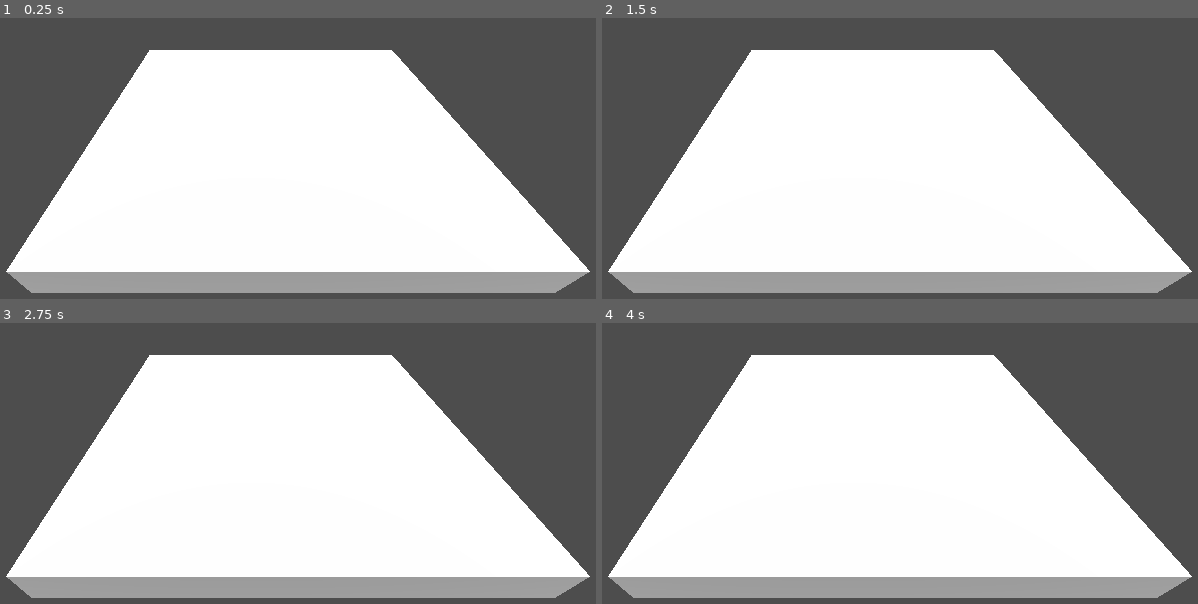
Above: before the commit, frames 1-4 (two rows, left to right).
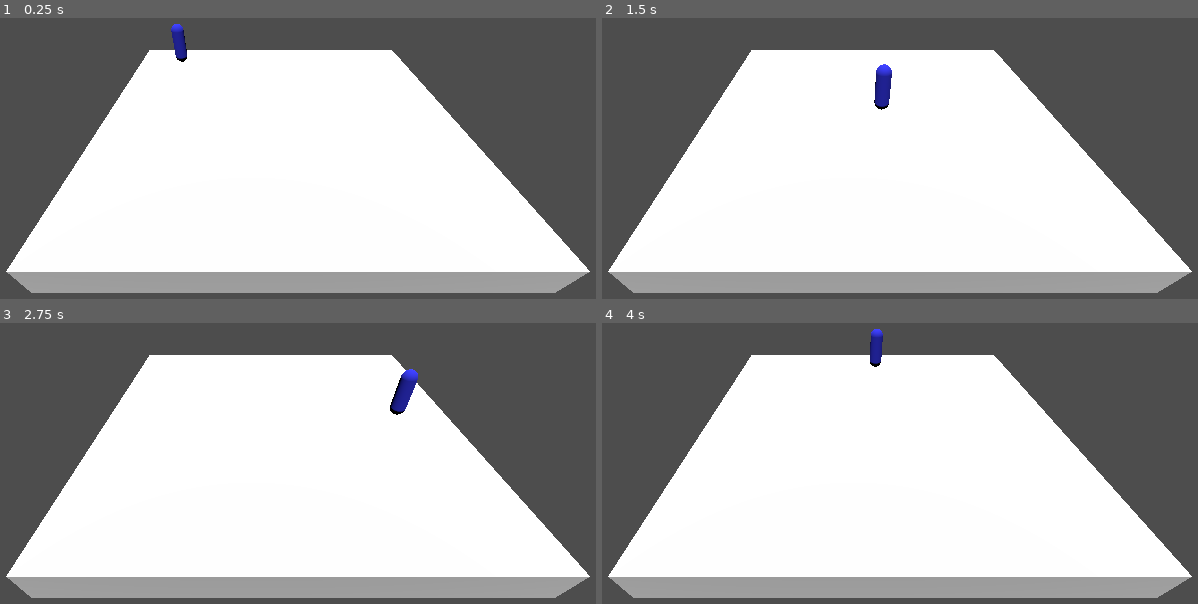
Above: after the commit, the same moments.

Repository: mkangjazz/godot_tic_tac_toe
Game: Godot game, scene res://scene/main.tscn
The game is run twice, just before and just after one commit, with the same random seed, the same clock (stepped at 60 frames per second) and the same inputs.
Inputs:
- Up to frame 1 (0.25 s): no input
- Up to frame 2 (1.5 s): tap Enter (confirm) at 0.5, 0.6, 1.25, 1.35 s; hold Right (move_right) 0.53-1.28 s; hold Down (move_down) from 1.28 s (still down)
- Up to frame 3 (2.75 s): tap Enter (confirm) at 2, 2.1 s; release Down (move_down) at 2.03 s; hold Right (move_right) from 2.03 s (still down)
- Up to frame 4 (4 s): tap Enter (confirm) at 2.75, 2.85, 3.5, 3.6 s; release Right (move_right) at 2.78 s; hold Up (move_up) 2.78-3.53 s; hold Left (move_left) from 3.53 s (still down)

The runs differ from the first frame. In frame 1, 0.3% of the frame differs, in the area x 28-32%, y 2-16%; in frame 2, 0.4%; in frame 3, 0.4%, in the area x 65-71%, y 16-33%; in frame 4, 0.2%.

Commit message:
attach signals from tile to grid

Diff:
--- a/scene/tile.tscn
+++ b/scene/tile.tscn
@@ -1,10 +1,18 @@
-[gd_scene load_steps=4 format=3 uid="uid://c2es7rt7sbh5i"]
+[gd_scene load_steps=6 format=3 uid="uid://c2es7rt7sbh5i"]
 
 [ext_resource type="Script" path="res://script/tile.gd" id="1_veweb"]
 [ext_resource type="PackedScene" uid="uid://c3ipix8j1fjk4" path="res://resource/square_tile.glb" id="2_gb6er"]
 
 [sub_resource type="BoxShape3D" id="BoxShape3D_j13e2"]
 size = Vector3(2, 0.5, 2)
+
+[sub_resource type="StandardMaterial3D" id="StandardMaterial3D_kbdgl"]
+albedo_color = Color(0.215686, 0.227451, 1, 1)
+
+[sub_resource type="CapsuleMesh" id="CapsuleMesh_omwl8"]
+material = SubResource("StandardMaterial3D_kbdgl")
+radius = 0.125
+height = 0.75
 
 [node name="Root" type="Node3D"]
 script = ExtResource("1_veweb")
@@ -16,3 +24,8 @@
 shape = SubResource("BoxShape3D_j13e2")
 
 [node name="square_tile" parent="Area3D" instance=ExtResource("2_gb6er")]
+
+[node name="MeshInstance3D" type="MeshInstance3D" parent="Area3D"]
+unique_name_in_owner = true
+transform = Transform3D(1, 0, 0, 0, 1, 0, 0, 0, 1, 0, 0.75, 0)
+mesh = SubResource("CapsuleMesh_omwl8")
--- a/scene/tile_grid.tscn
+++ b/scene/tile_grid.tscn
@@ -6,28 +6,38 @@
 [node name="TileGrid" type="Node3D"]
 script = ExtResource("1_7dini")
 
-[node name="ZeroZero" parent="." instance=ExtResource("2_44403")]
+[node name="ZeroZero" parent="." groups=["TileGroup"] instance=ExtResource("2_44403")]
 
-[node name="OneZero" parent="." instance=ExtResource("2_44403")]
+[node name="OneZero" parent="." groups=["TileGroup"] instance=ExtResource("2_44403")]
 transform = Transform3D(1, 0, 0, 0, 1, 0, 0, 0, 1, 2, 0, 0)
 
-[node name="TwoZero" parent="." instance=ExtResource("2_44403")]
+[node name="TwoZero" parent="." groups=["TileGroup"] instance=ExtResource("2_44403")]
 transform = Transform3D(1, 0, 0, 0, 1, 0, 0, 0, 1, 4, 0, 0)
 
-[node name="ZeroOne" parent="." instance=ExtResource("2_44403")]
+[node name="ZeroOne" parent="." groups=["TileGroup"] instance=ExtResource("2_44403")]
 transform = Transform3D(1, 0, 0, 0, 1, 0, 0, 0, 1, 0, 0, 2)
 
-[node name="OneOne" parent="." instance=ExtResource("2_44403")]
+[node name="OneOne" parent="." groups=["TileGroup"] instance=ExtResource("2_44403")]
 transform = Transform3D(1, 0, 0, 0, 1, 0, 0, 0, 1, 2, 0, 2)
 
-[node name="TwoOne" parent="." instance=ExtResource("2_44403")]
+[node name="TwoOne" parent="." groups=["TileGroup"] instance=ExtResource("2_44403")]
 transform = Transform3D(1, 0, 0, 0, 1, 0, 0, 0, 1, 4, 0, 2)
 
-[node name="ZeroTwo" parent="." instance=ExtResource("2_44403")]
+[node name="ZeroTwo" parent="." groups=["TileGroup"] instance=ExtResource("2_44403")]
 transform = Transform3D(1, 0, 0, 0, 1, 0, 0, 0, 1, 0, 0, 4)
 
-[node name="OneTwo" parent="." instance=ExtResource("2_44403")]
+[node name="OneTwo" parent="." groups=["TileGroup"] instance=ExtResource("2_44403")]
 transform = Transform3D(1, 0, 0, 0, 1, 0, 0, 0, 1, 2, 0, 4)
 
-[node name="TwoTwo" parent="." instance=ExtResource("2_44403")]
+[node name="TwoTwo" parent="." groups=["TileGroup"] instance=ExtResource("2_44403")]
 transform = Transform3D(1, 0, 0, 0, 1, 0, 0, 0, 1, 4, 0, 4)
+
+[connection signal="focused_tile_was_clicked" from="ZeroZero" to="." method="_on_zero_zero_focused_tile_was_clicked"]
+[connection signal="focused_tile_was_clicked" from="OneZero" to="." method="_on_one_zero_focused_tile_was_clicked"]
+[connection signal="focused_tile_was_clicked" from="TwoZero" to="." method="_on_two_zero_focused_tile_was_clicked"]
+[connection signal="focused_tile_was_clicked" from="ZeroOne" to="." method="_on_zero_one_focused_tile_was_clicked"]
+[connection signal="focused_tile_was_clicked" from="OneOne" to="." method="_on_one_one_focused_tile_was_clicked"]
+[connection signal="focused_tile_was_clicked" from="TwoOne" to="." method="_on_two_one_focused_tile_was_clicked"]
+[connection signal="focused_tile_was_clicked" from="ZeroTwo" to="." method="_on_zero_two_focused_tile_was_clicked"]
+[connection signal="focused_tile_was_clicked" from="OneTwo" to="." method="_on_one_two_focused_tile_was_clicked"]
+[connection signal="focused_tile_was_clicked" from="TwoTwo" to="." method="_on_two_two_focused_tile_was_clicked"]
--- a/script/tile.gd
+++ b/script/tile.gd
@@ -1,12 +1,30 @@
 class_name Tile extends Node3D
 
-signal clicked(tile:Tile);
-
-var isSelected:bool = false;
+signal focused_tile_was_clicked(tile:Tile);
 
 @export var building_type: Constants.TileStates = Constants.TileStates.EMPTY;
 
-# isSelected
+@onready var focus_indicator = %MeshInstance3D
+
+var isFocused:bool = false;
+
+func _ready():
+	pass;
+
+func _physics_process(delta):
+	if isFocused:
+		focus_indicator.show();
+	else:
+		focus_indicator.hide();
+	pass;
+
+func _unhandled_input(event):
+	if event.is_action("confirm") and not event.is_echo():
+		if event.is_pressed():
+			handle_click();
+	pass;
+
+# isFocused
 # texture?
 # Dynamically instance children conditionally
 # Empty, X, O
@@ -22,20 +40,21 @@
 	pass;
 
 func handle_click():
-	print("handle_click: ", self);
-	# X or O based on whose turn it is?
-	# emit the clicked signal and pass in which tile it was (self?)
+	if !isFocused:
+		return;
+
+	focused_tile_was_clicked.emit(self);
 	pass;
 
 func blur():
-	isSelected = false;
+	isFocused = false;
 	pass;
 
 func focus():
-	isSelected = true;
-	print("focus: ", isSelected);
+	isFocused = true;
+	print("focus: ", isFocused);
 	pass;
 
 func get_selected_state():
-	return isSelected;
+	return isFocused;
 	pass;
--- a/script/tile_grid.gd
+++ b/script/tile_grid.gd
@@ -1,15 +1,15 @@
 extends Node3D
 
-var isKeyPressed:bool = false;
+# signal grid_changed
 
 func _ready():
 	focus_tile_at_index(0);
 	get_focused_tile();
+
+	#for child in get_children():
+		#child.connect()
+
 	pass;
-
-# 0, 1, 2
-# 3, 4, 5
-# 6, 7, 8
 
 func _unhandled_input(event):
 	if event.is_action("move_right") and not event.is_echo():
@@ -103,3 +103,39 @@
 
 	return tile;
 	pass;
+
+func _on_zero_zero_focused_tile_was_clicked(tile):
+	print("clicky 0")
+	pass # Replace with function body.
+
+func _on_one_zero_focused_tile_was_clicked(tile):
+	print("clicky 1")
+	pass # Replace with function body.
+
+func _on_two_zero_focused_tile_was_clicked(tile):
+	print("clicky 2")
+	pass # Replace with function body.
+
+func _on_zero_one_focused_tile_was_clicked(tile):
+	print("clicky 3")
+	pass # Replace with function body.
+
+func _on_one_one_focused_tile_was_clicked(tile):
+	print("clicky 4")
+	pass # Replace with function body.
+
+func _on_two_one_focused_tile_was_clicked(tile):
+	print("clicky 5")
+	pass # Replace with function body.
+
+func _on_zero_two_focused_tile_was_clicked(tile):
+	print("clicky 6")
+	pass # Replace with function body.
+
+func _on_one_two_focused_tile_was_clicked(tile):
+	print("clicky 7")
+	pass # Replace with function body.
+
+func _on_two_two_focused_tile_was_clicked(tile):
+	print("clicky 8")
+	pass # Replace with function body.
